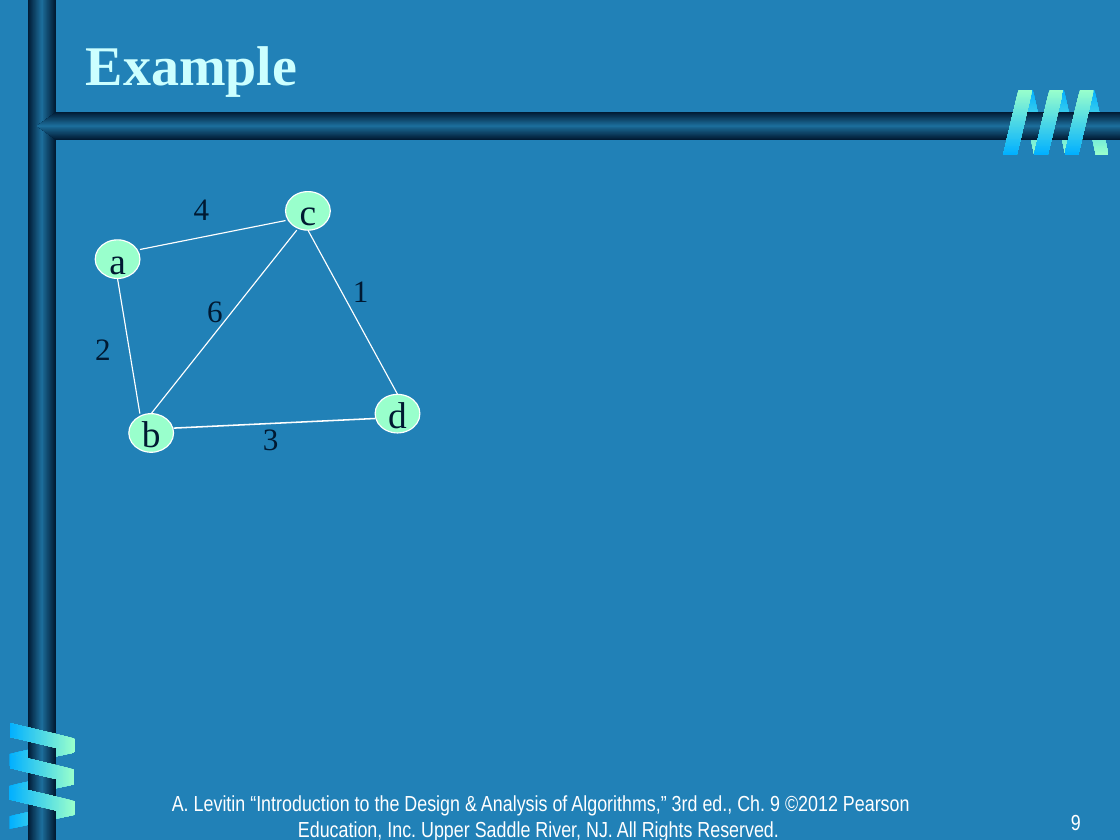
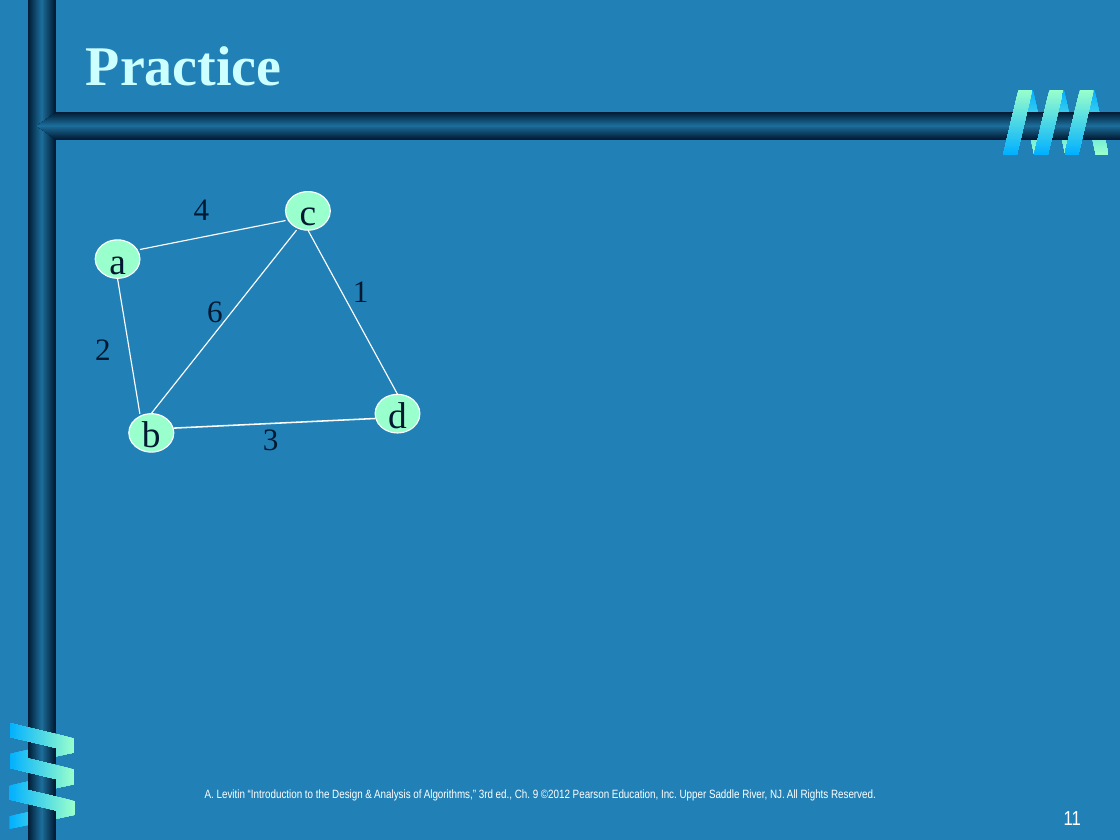
Before and after one commit to CMPT306/CMPT306.github.io, a slide deck: slide 11 of handouts/greedy/ch09.ppt (slide 9 before the commit). Drawn at 1120x840 pixels with LibreOffice and Linux fonts; fonts in the diff are those of the drawing. Boxes give left, top, right and bottom in pixels: in the first picture for what was removed or moved away, otherwise in the second. Text is boxed around its words. In the diff, an @@ line names an element or a change of style, - is before the commit and + after.

```diff
--- a/handouts/greedy/ch09.ppt
+++ b/handouts/greedy/ch09.ppt
@@ title at [86,46,282,86]: text changed @@
-Example
+Practice
@@ text "A. Levitin “Introduction to the ..." at [205,789,876,801]: size 14 to 7.7 pt; line spacing 1 to 0.8 @@
@@ page number at [1064,811,1081,825]: text changed; size 14 to 12.9 pt @@
-9
+11
```
Also in this commit, not shown: 12 other slides changed, 4 slides added, 2 other files.
